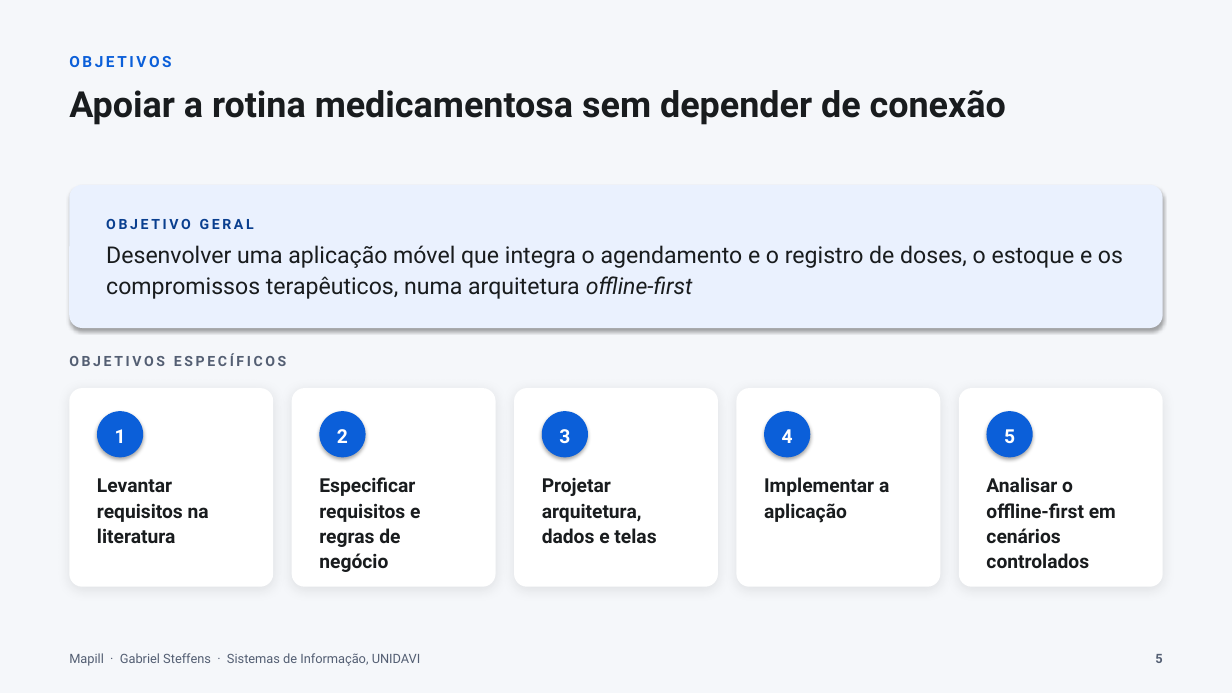
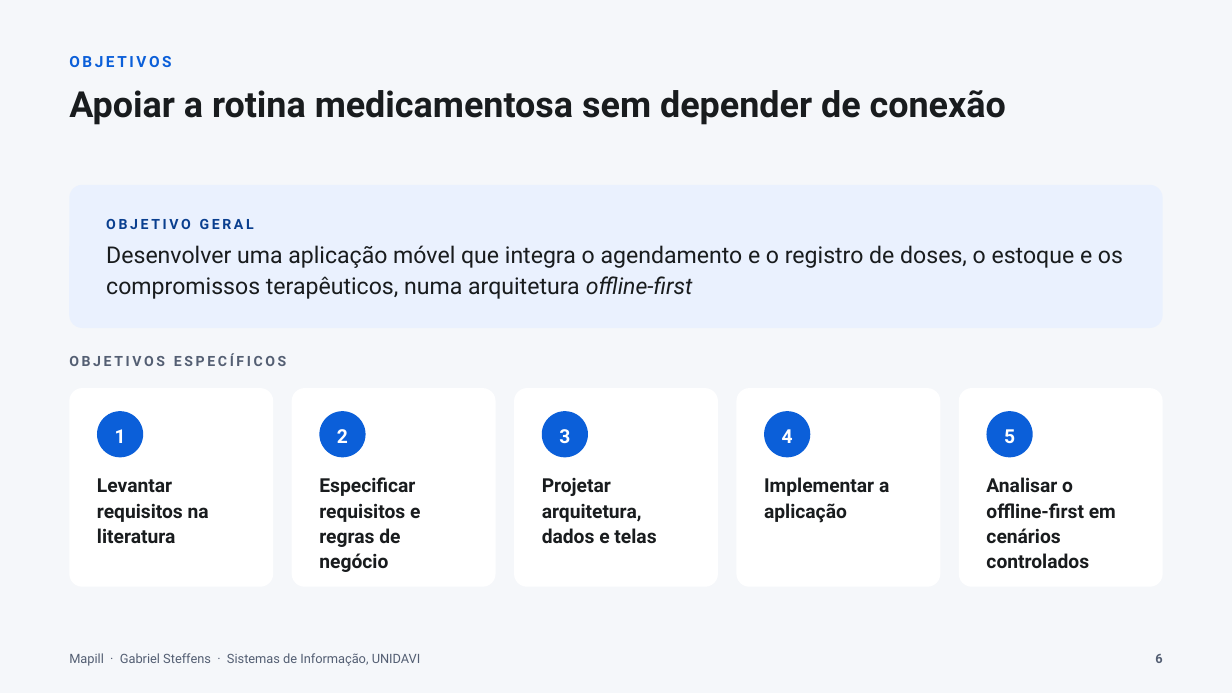
Before and after one commit to gabste8831/Mapill-Health-App, a slide deck: slide 6 of docs/tcc/apresentacao-mapill.pptx (slide 5 before the commit). Drawn at 1232x693 pixels with LibreOffice and Linux fonts; fonts in the diff are those of the drawing. Boxes give left, top, right and bottom in pixels: in the first picture for what was removed or moved away, otherwise in the second. Text is boxed around its words. In the diff, an @@ line names an element or a change of style, - is before the commit and + after.

```diff
--- a/docs/tcc/apresentacao-mapill.pptx
+++ b/docs/tcc/apresentacao-mapill.pptx
@@ shadow off in 11 elements at (69,185,1163,328), (69,388,274,587), (97,411,143,457), (292,388,496,587), (320,411,366,457), (514,388,718,587), (542,411,588,457), (737,388,941,587), (764,411,811,457), (959,388,1164,587), (987,411,1033,457) @@
```
Also in this commit, not shown: 15 other slides changed, 1 slide added, 2 other files.
